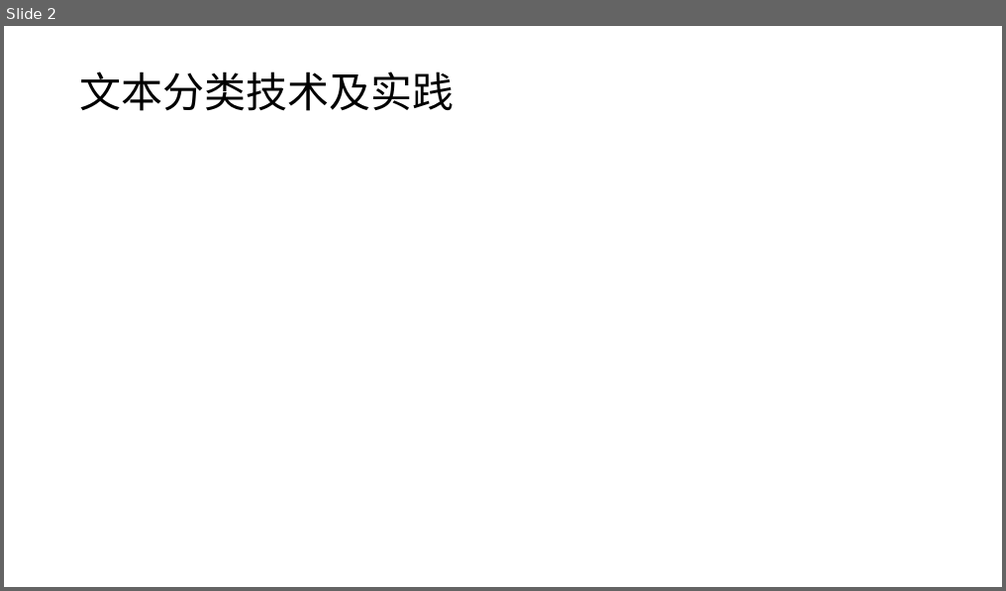
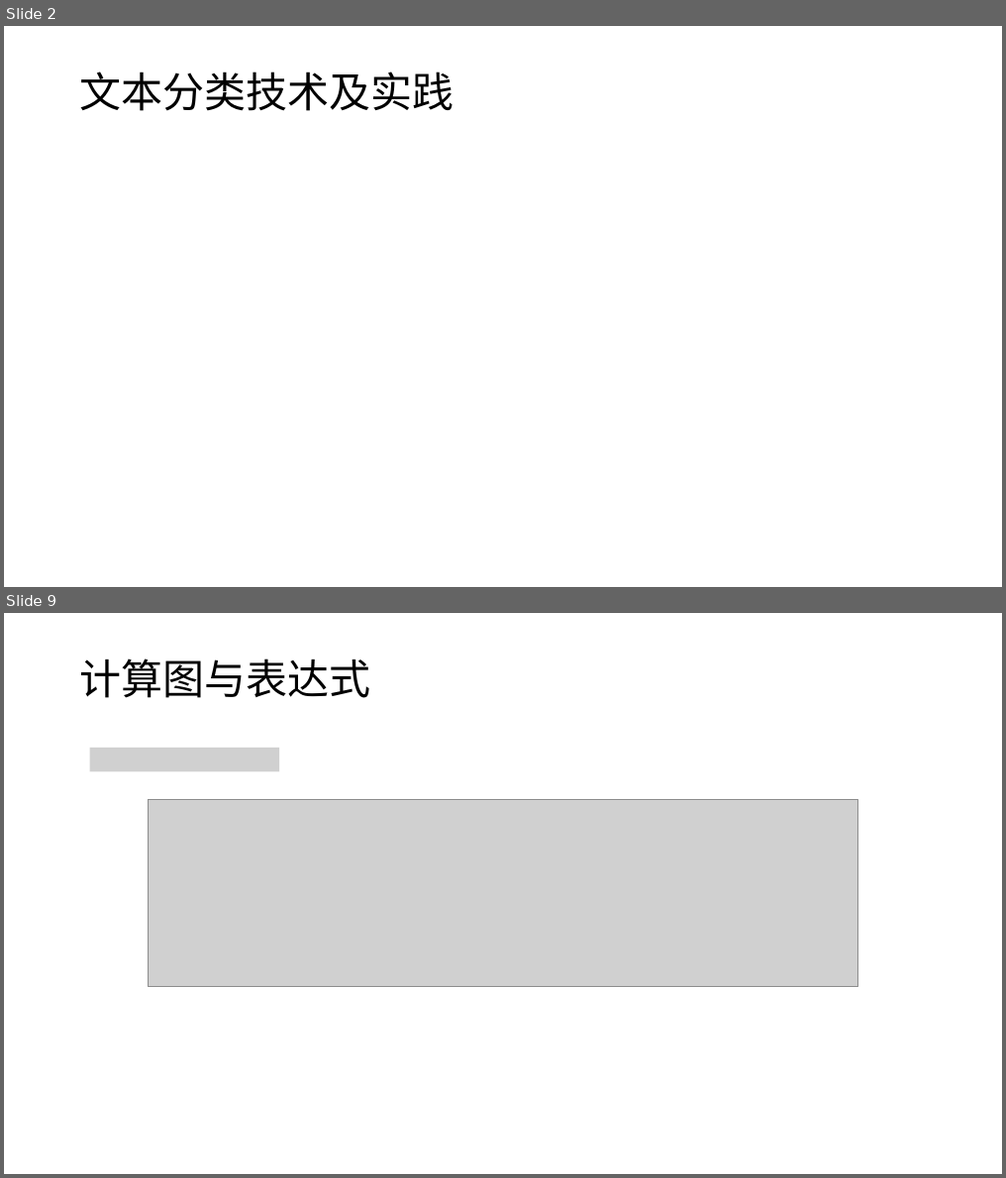
Before and after one commit to Benjamin-UnderWood/text_classification, a slide deck: doc/20200122-文本分类技术及实践.pptx. Shown one above the other, each under a label of ours: slide 2 before the commit, slides 2 and 9 after it; the slides between them are not shown. The pictures are 1006x591 and 1006x1178 pixels, drawn with LibreOffice and Linux fonts; fonts in the diff are those of the drawing; grey boxes stand for pictures. Boxes give left, top, right and bottom in pixels: in the first picture for what was removed or moved away, otherwise in the second. Text is boxed around its words. In the diff, an @@ line names an element or a change of style, - is before the commit and + after.

```diff
--- a/doc/20200122-文本分类技术及实践.pptx
+++ b/doc/20200122-文本分类技术及实践.pptx
@@ slide 9 added at (4, 613, 1002, 1174), background #FFFFFF @@
@@ title added at (80, 659, 371, 698), 40 pt, text #000000 @@
+计算图与表达式
@@ picture added at (89, 748, 279, 771) @@
@@ picture added at (149, 800, 858, 987) @@
```
Also in this commit, not shown: 1 slide changed, 8 other slides added, 1 slide removed, 7 other files.
